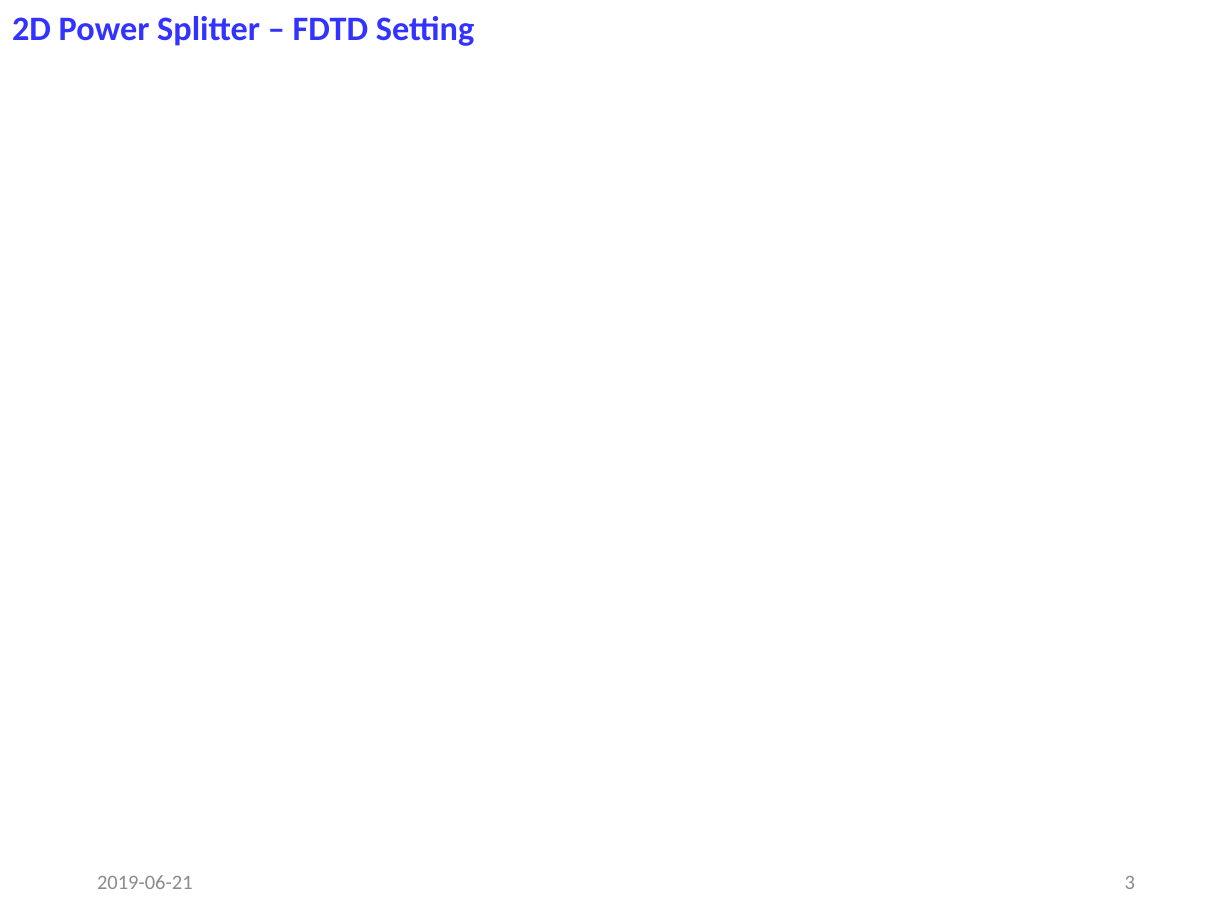
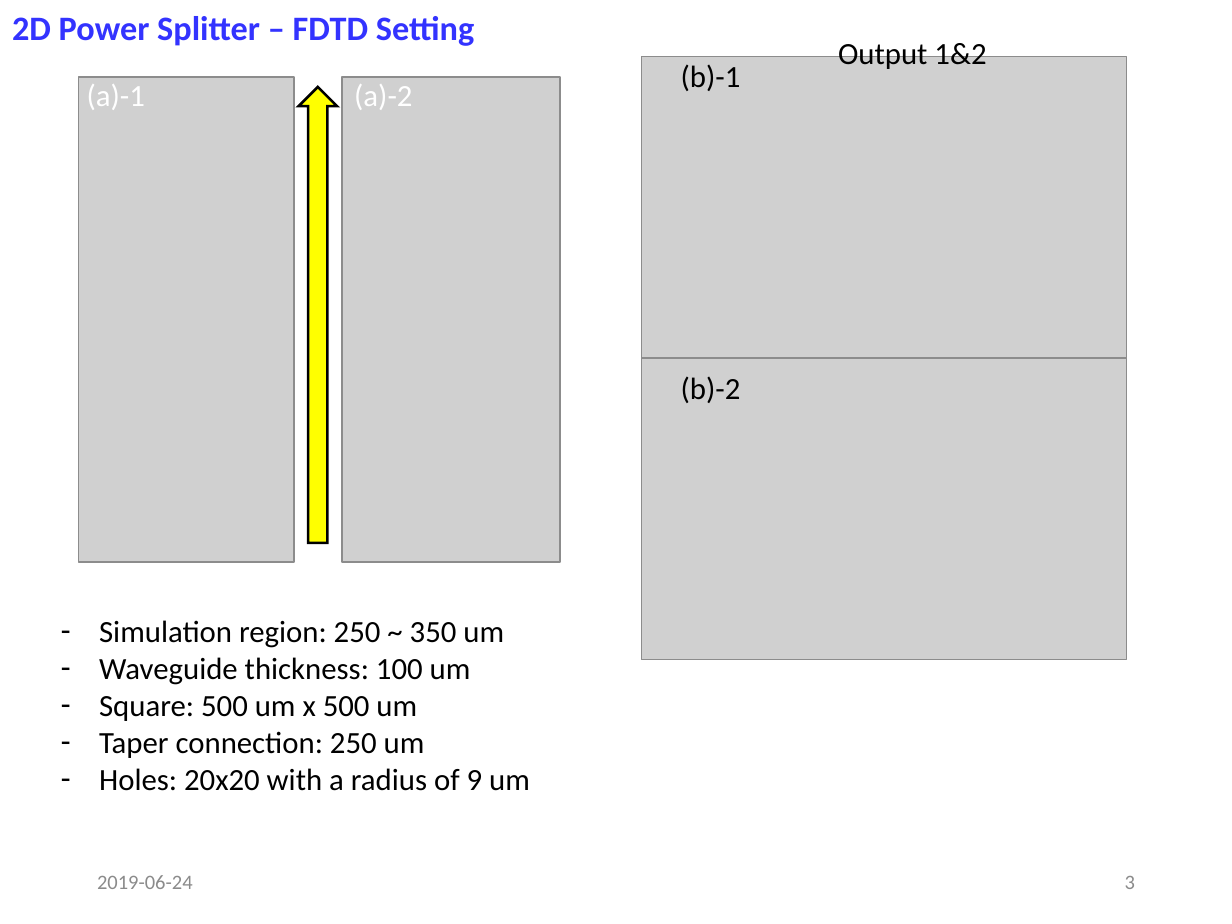
Before and after one commit to jglee96/NBTP_Lab, a slide deck: slide 3 of 랩미팅/201906/190624 Machine Learning splitter (Jong).pptx. Drawn at 1232x924 pixels with LibreOffice and Linux fonts; fonts in the diff are those of the drawing; grey boxes stand for pictures. Boxes give left, top, right and bottom in pixels: in the first picture for what was removed or moved away, otherwise in the second. Text is boxed around its words. In the diff, an @@ line names an element or a change of style, - is before the commit and + after.

```diff
--- a/랩미팅/201906/190624 Machine Learning splitter (Jong).pptx
+++ b/랩미팅/201906/190624 Machine Learning splitter (Jong).pptx
@@ picture added at (641,57,1126,359) @@
@@ text added at (838,38,986,69), 18 pt, text #000000 @@
+Output 1&2
@@ picture added at (79,78,294,563) @@
@@ text added at (87,84,145,110), 18 pt, text #FFFFFF @@
+(a)-1
@@ up arrow added at (298,87,336,543), fill #FFFF00, outline #000000 1.5 pt @@
@@ picture added at (342,78,561,563) @@
@@ text added at (354,84,412,110), 18 pt, text #FFFFFF @@
+(a)-2
@@ text added at (681,64,741,91), 18 pt, text #000000 @@
+(b)-1
@@ picture added at (641,359,1126,660) @@
@@ text added at (681,376,741,403), 18 pt, text #000000 @@
+(b)-2
@@ text added at (99,620,530,791), 18 pt, text #000000 @@
+– Simulation region: 250 ~ 350 um
+– Waveguide thickness: 100 um
+– Square: 500 um x 500 um
+– Taper connection: 250 um
+– Holes: 20x20 with a radius of 9 um
@@ text at (97,875,193,889): text changed @@
-2019-06-21
+2019-06-24
```
Also in this commit, not shown: 2 other slides changed, 1 slide removed, 38 other files.
